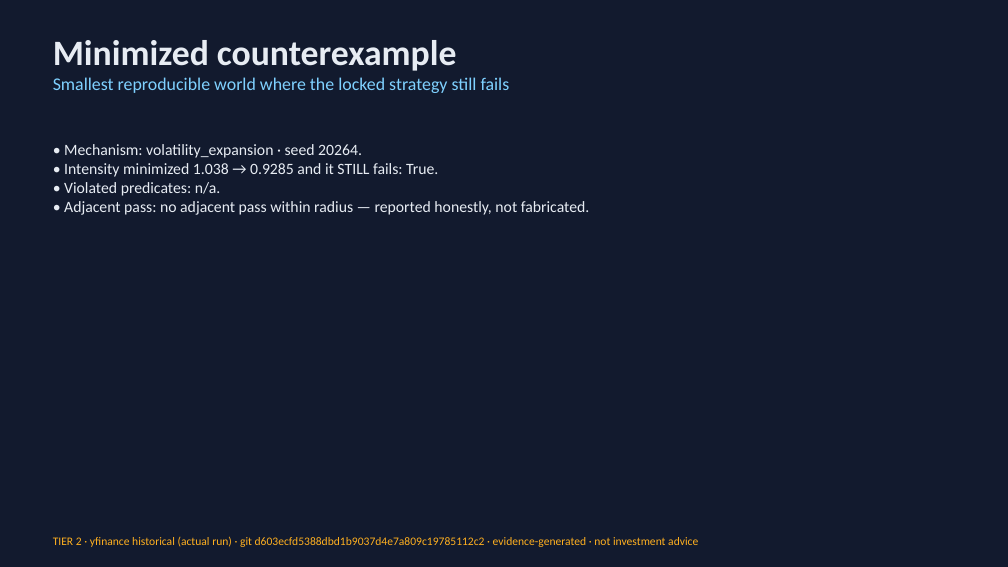
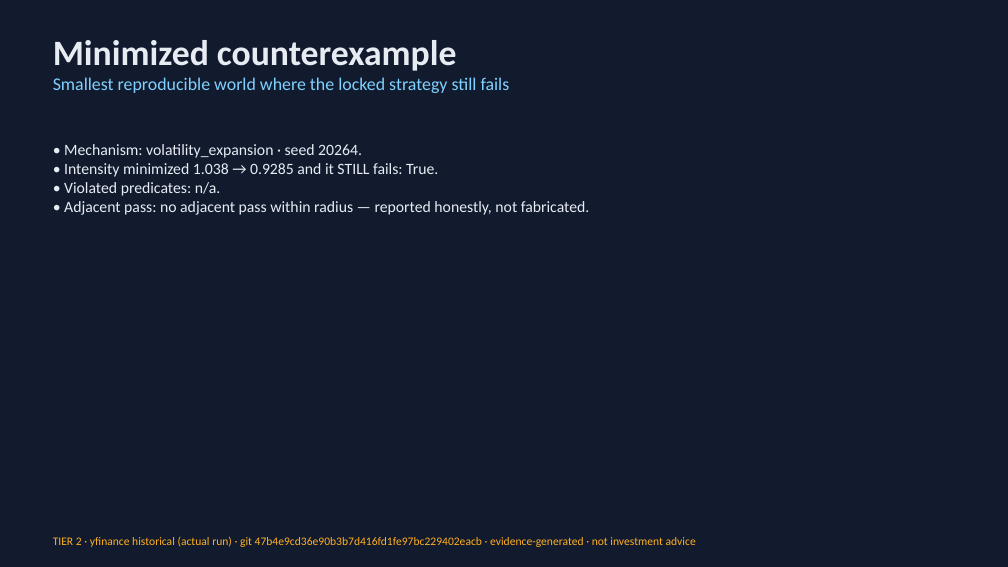
Before and after one commit to Scott-Switzer/market-fuzzer, a slide deck: slide 6 of app/static/pitch-deck/fenrix_deck.pptx. Drawn at 1008x567 pixels with LibreOffice and Linux fonts; fonts in the diff are those of the drawing. Boxes give left, top, right and bottom in pixels: in the first picture for what was removed or moved away, otherwise in the second. Text is boxed around its words. In the diff, an @@ line names an element or a change of style, - is before the commit and + after.

Commit message:
chore: regenerate deck + demo evidence at HEAD 47b4e9c (audit green)

```diff
--- a/app/static/pitch-deck/fenrix_deck.pptx
+++ b/app/static/pitch-deck/fenrix_deck.pptx
@@ text at bbox=[53, 536, 696, 547]: text changed @@
-TIER 2 · yfinance historical (actual run) · git d603ecfd5388dbd1b9037d4e7a809c19785112c2 · evidence-generated · not investment advice
+TIER 2 · yfinance historical (actual run) · git 47b4e9cd36e90b3b7d416fd1fe97bc229402eacb · evidence-generated · not investment advice
```
Also in this commit, not shown: 3 other slides changed, 3 other files.
